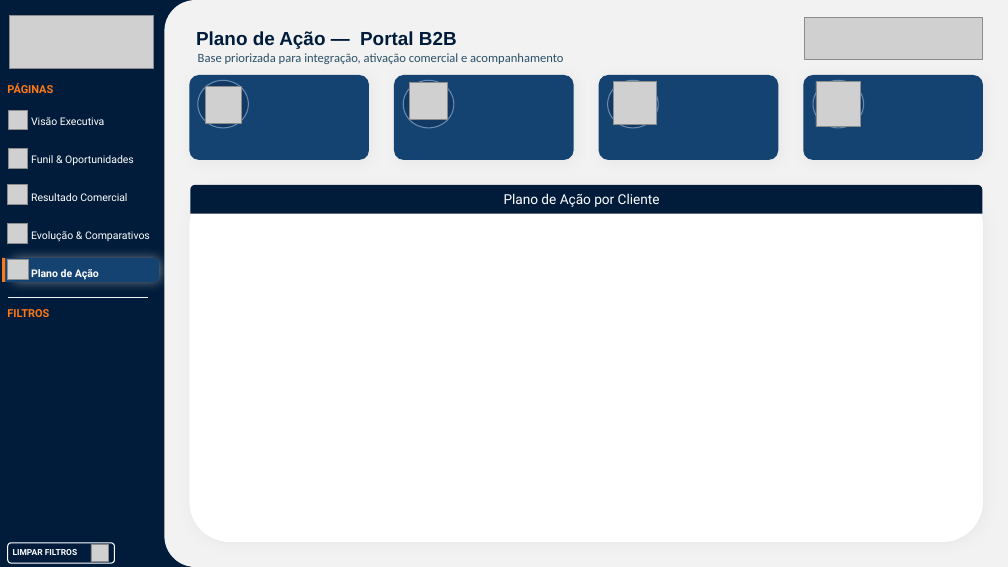
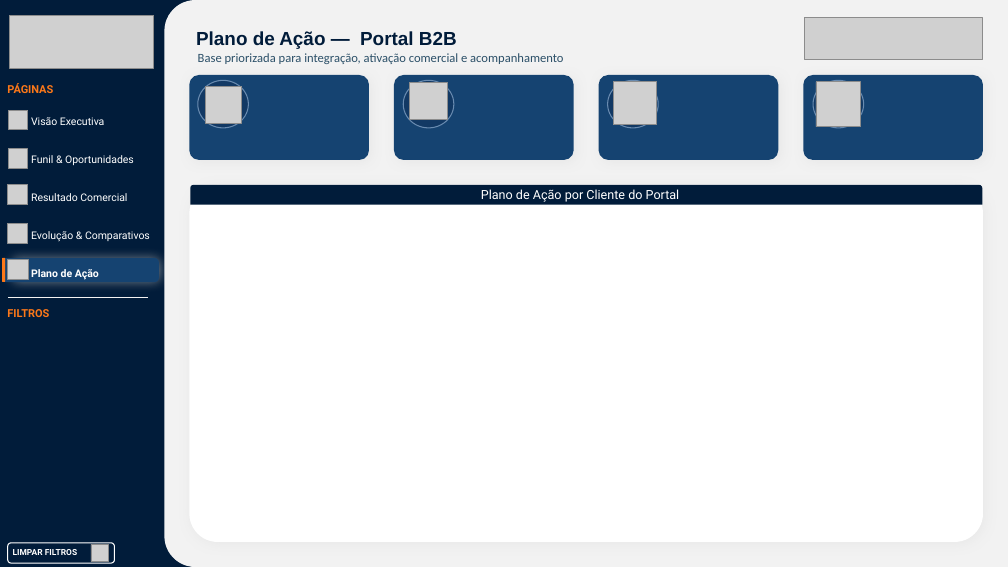
Before and after one commit to Joao-VM-Silva/portal-b2b-analise-canal-digital, a slide deck: slide 5 of images/layouts/paginas-portal-b2b.pptx. Drawn at 1008x567 pixels with LibreOffice and Linux fonts; fonts in the diff are those of the drawing; grey boxes stand for pictures. Boxes give left, top, right and bottom in pixels: in the first picture for what was removed or moved away, otherwise in the second. Text is boxed around its words. In the diff, an @@ line names an element or a change of style, - is before the commit and + after.

```diff
--- a/images/layouts/paginas-portal-b2b.pptx
+++ b/images/layouts/paginas-portal-b2b.pptx
@@ rounded rectangle at (x1=189, y1=185, x2=983, y2=542): proportions changed @@
@@ round same rect resized from (x1=191, y1=185, x2=983, y2=213) to (x1=191, y1=185, x2=983, y2=204) @@
@@ text at (x1=481, y1=189, x2=680, y2=202): text changed; size 13 to 12 pt @@
-Plano de Ação por Cliente
+Plano de Ação por Cliente do Portal
```
Also in this commit, not shown: 4 other slides changed, 6 other files.
